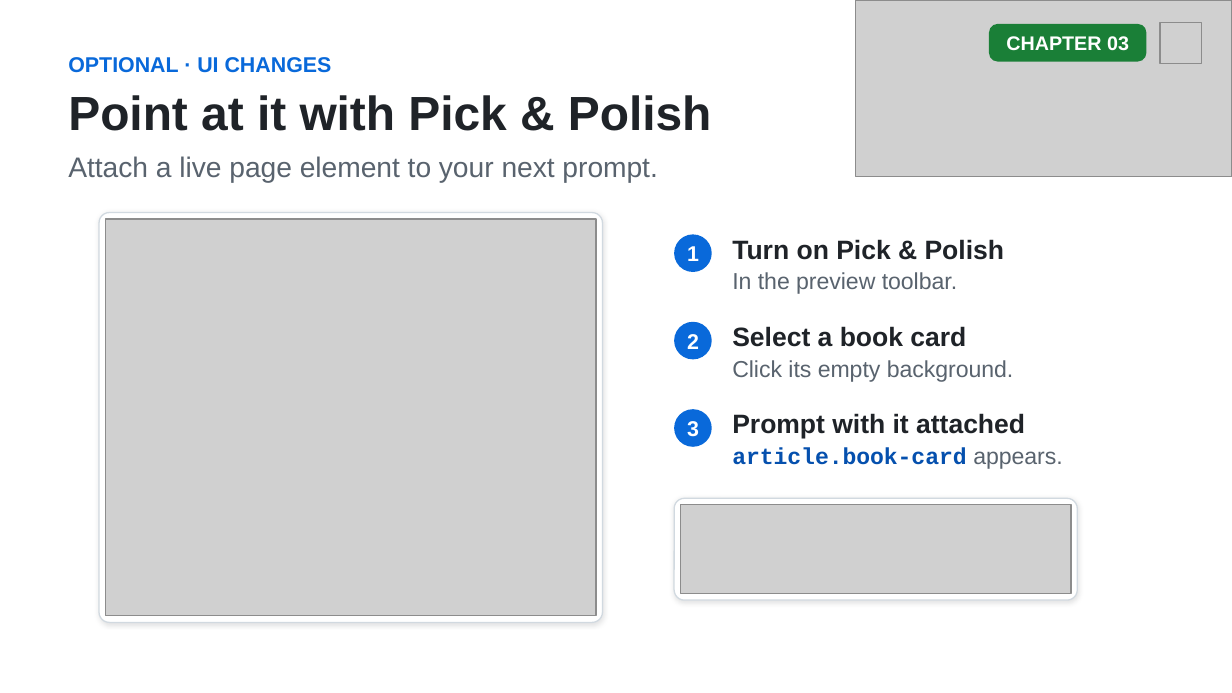
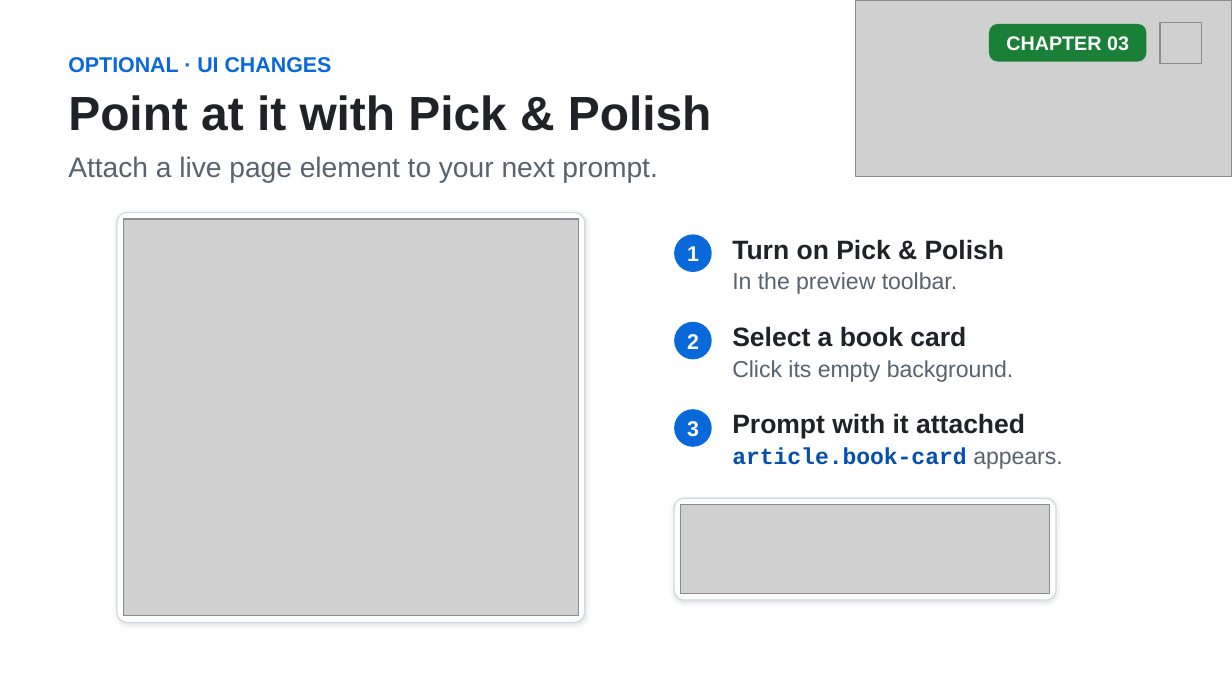
Before and after one commit to github/copilot-app-for-beginners, a slide deck: slide 11 of slides/03-development-workflows.pptx. Drawn at 1232x693 pixels with LibreOffice and Linux fonts; fonts in the diff are those of the drawing; grey boxes stand for pictures. Boxes give left, top, right and bottom in pixels: in the first picture for what was removed or moved away, otherwise in the second. Text is boxed around its words. In the diff, an @@ line names an element or a change of style, - is before the commit and + after.

```diff
--- a/slides/03-development-workflows.pptx
+++ b/slides/03-development-workflows.pptx
@@ rounded rectangle: place and size @@
-rounded rectangle at bbox=[99, 213, 602, 623]
+rounded rectangle at bbox=[117, 213, 585, 623]
@@ picture: place and size @@
-picture at bbox=[106, 219, 596, 616]
+picture at bbox=[123, 219, 578, 616]
@@ rounded rectangle: place and size @@
-rounded rectangle at bbox=[674, 498, 1077, 600]
+rounded rectangle at bbox=[674, 498, 1056, 600]
@@ picture: place and size @@
-picture at bbox=[680, 505, 1071, 594]
+picture at bbox=[680, 505, 1050, 594]
```
Also in this commit, not shown: 4 other files.
